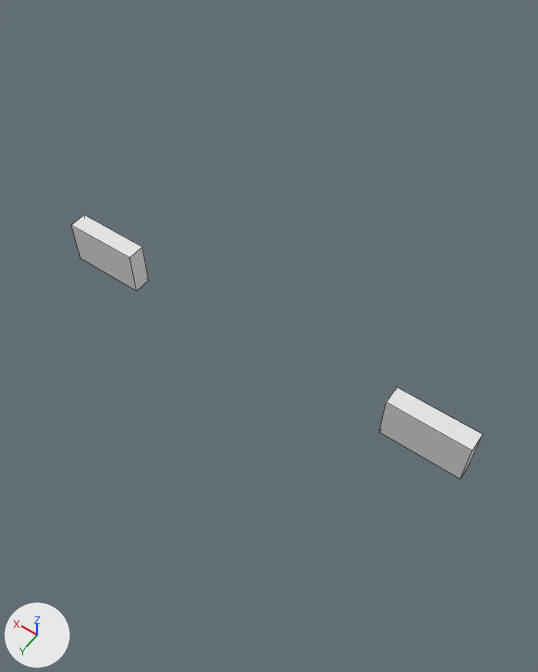
One commit to the FBX model assets/meshes/Car_Buggy__neonfff6c2.fbx: the scene before it, then after it.
Before and after are seen from a 50 mm lens placed at (-0.859, 1.127, 1.805), pointed at (-0.038, -0.023, -0.002). The axes (+X, +Y, +Z) are drawn at lower left. The lights are the same throughout. The older version comes first. Mesh edges are drawn as thin lines. Where no turn or scale is listed for an object, it has been applied to the vertices.

Names of what the first picture shows: '_bake'.
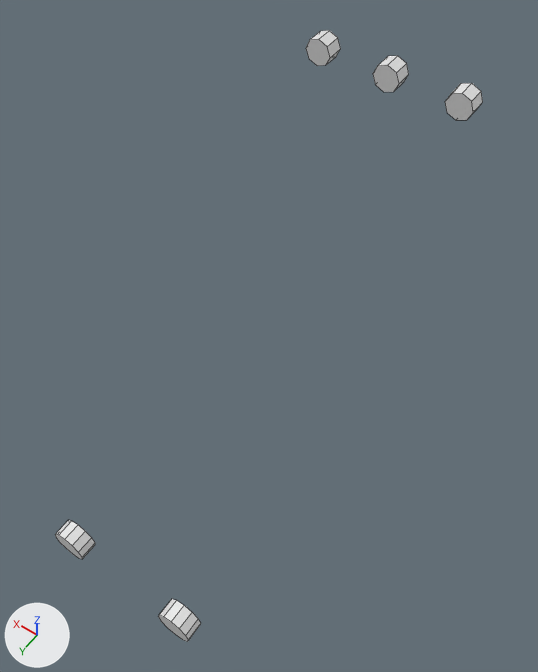
Changed parts and their boxes [x1, y1, x2, y2] in the pictures (538 x 672 px):
'_bake', reshaped (131% taller): before [71, 215, 483, 479]; after [55, 30, 483, 642]
part 1 of me_car_buggy_neon_fff6c2, added: after [445, 83, 483, 120]
part 2 of me_car_buggy_neon_fff6c2, added: after [373, 56, 409, 92]
part 3 of me_car_buggy_neon_fff6c2, added: after [306, 30, 341, 66]
part 4 of me_car_buggy_neon_fff6c2, added: after [158, 599, 201, 642]
part 5 of me_car_buggy_neon_fff6c2, added: after [55, 520, 95, 559]
part 6 of me_car_buggy_neon_fff6c2, deleted: before [379, 388, 483, 479]
part 7 of me_car_buggy_neon_fff6c2, deleted: before [71, 215, 149, 291]

What changed in the scene script:
```text
Change me_car_buggy_neon_fff6c2:
    used by ob_bake; location = (0.0, 0.0, 0.0)
    remove me_car_buggy_neon_fff6c2.from_pydata(...)  # 16 vertices, 12 faces; spans x -0.73..0.73, y -0.03..0.03, z -0.08..0.08
    add me_car_buggy_neon_fff6c2.from_pydata(...)  # 96 vertices, 58 faces; spans x -0.285..0.285, y -0.73..0.73, z -0.578..0.578
    me_car_buggy_neon_fff6c2 part 1: a new loose piece, an 8-sided cylinder along y spanning x -0.285..-0.195, y -0.73..-0.67, z 0.488..0.578
    me_car_buggy_neon_fff6c2 part 2: a new loose piece, an 8-sided cylinder along y spanning x -0.045..0.045, y -0.73..-0.67, z 0.488..0.578
    me_car_buggy_neon_fff6c2 part 3: a new loose piece, an 8-sided cylinder along y spanning x 0.195..0.285, y -0.73..-0.67, z 0.488..0.578
    me_car_buggy_neon_fff6c2 part 4: a new loose piece, a 12-sided cylinder along y spanning x -0.28..-0.16, y 0.67..0.73, z -0.578..-0.458
    me_car_buggy_neon_fff6c2 part 5: a new loose piece, a 12-sided cylinder along y spanning x 0.16..0.28, y 0.67..0.73, z -0.578..-0.458
    me_car_buggy_neon_fff6c2 part 6: the loose piece of 8 vertices spanning x -0.73..-0.47, y -0.03..0.03, z -0.08..0.08 is deleted
    me_car_buggy_neon_fff6c2 part 7: the loose piece of 8 vertices spanning x 0.47..0.73, y -0.03..0.03, z -0.08..0.08 is deleted
```
